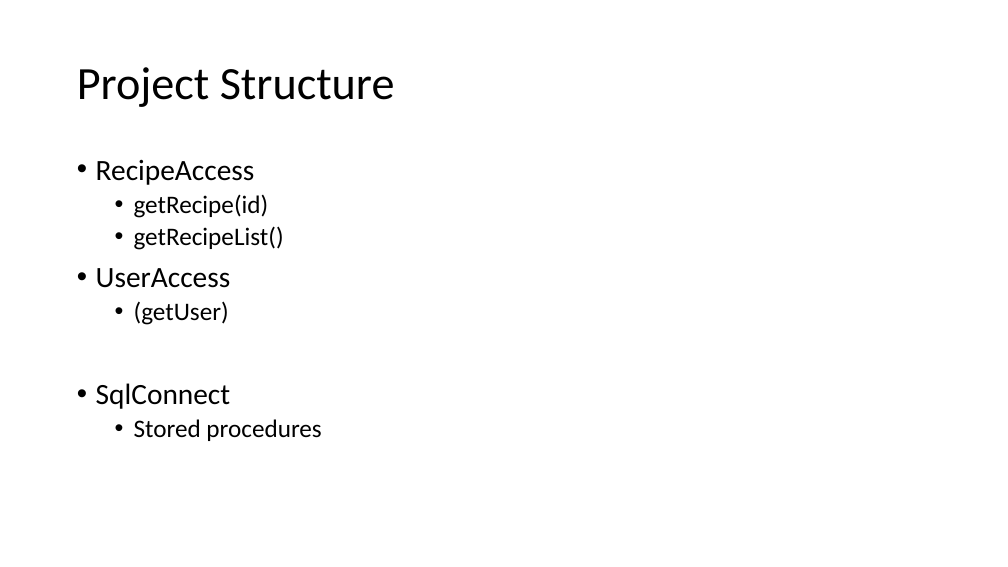
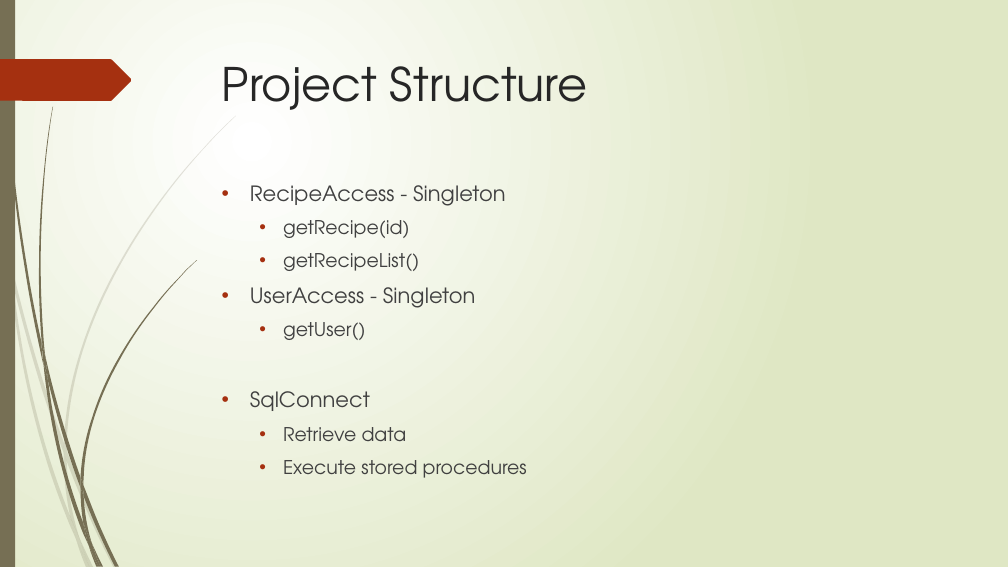
Before and after one commit to bheuju/Cooking-App, a slide deck: slide 6 of Materials/presentation.pptx. Drawn at 1008x567 pixels with LibreOffice and Linux fonts; fonts in the diff are those of the drawing. Boxes give left, top, right and bottom in pixels: in the first picture for what was removed or moved away, otherwise in the second. Text is boxed around its words. In the diff, an @@ line names an element or a change of style, - is before the commit and + after.

```diff
--- a/Materials/presentation.pptx
+++ b/Materials/presentation.pptx
@@ background #FFFFFF to gradient #FFFFFF to #DFE8C4 @@
@@ rectangle added at (0,0,15,567), fill #766F54 @@
@@ freeform shape added at (0,59,132,101), fill #A53010 @@
@@ title "Project Structure": place and size @@
-title "Project Structure" at (77,67,395,107)
+title "Project Structure" at (222,66,587,110)
@@ title "Project Structure" at (222,66,587,110): font Calibri to TeX Gyre Adventor, text colour #000000 to #262626; line spacing 0.9 to 1; vertical alignment middle to top @@
@@ text "RecipeAccess - Singleton": place and size @@
-text "RecipeAccess - Singleton" at (96,159,321,441)
+text "RecipeAccess - Singleton" at (250,185,527,478)
@@ text at (250,185,506,206): text changed; size 28 to 20 pt; font Calibri to TeX Gyre Adventor; text colour #000000 to #404040 @@
-• RecipeAccess
+• RecipeAccess - Singleton
@@ text at (250,220,419,411): size 24 to 18 pt in "getRecipe(id)", "getRecipeList()"; font Calibri to TeX Gyre Adventor, text colour #000000 to #404040 in "getRecipe(id)", "getRecipeList()", "SqlConnect"; size 28 to 20 pt in "SqlConnect"; indent changed; line spacing 0.9 to 1; more space between paragraphs @@
@@ text at (250,287,476,340): text changed; size 28 to 20 pt; font Calibri to TeX Gyre Adventor; text colour #000000 to #404040 @@
-• UserAccess
-  • (getUser)
+• UserAccess - Singleton
+  • getUser()
@@ text at (283,427,527,478): text changed; size 24 to 18 pt; font Calibri to TeX Gyre Adventor; text colour #000000 to #404040 @@
-  • Stored procedures
+  • Retrieve data
+  • Execute stored procedures
@@ group added at (0,116,236,567): 10 freeform shapes @@
@@ group added at (2,0,197,567): 12 freeform shapes @@
```
Also in this commit, not shown: 3 other slides changed, 2 slides added, 3 slides removed, 13 other files.
